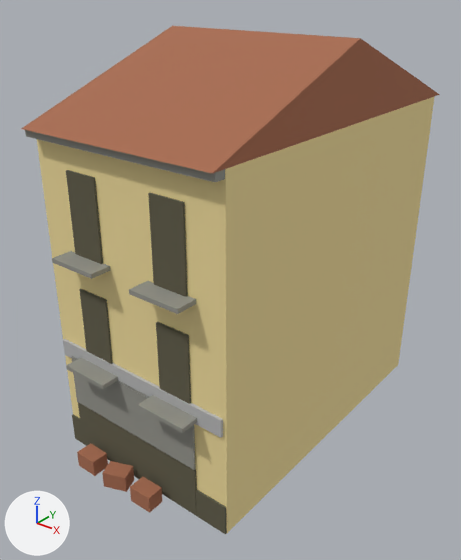
Two versions of the FBX model entregas/teo-modelado/pueblo-valenciano/BajoComercial/SM_BajoComercial_v1_Ultramarinos_LOD1.fbx, one commit apart.
Rendered twice from a 50 mm lens placed at (10.55, -14.06, 13.03), pointed at (-0.11, -0.73, 4.77). The lights are fixed; the arrows at lower left show +X, +Y and +Z. The first picture is the older version. Where no turn or scale is listed for an object, it has been applied to the vertices.

Script lines for the objects in view, before the commit:
```python
me_sm_pueblo_valenciano_v6_lod1_001 = bpy.data.meshes.new('SM_pueblo_valenciano_v6_LOD1.001')
me_sm_pueblo_valenciano_v6_lod1_001.from_pydata(...)  # 166 vertices, 125 faces; spans x -3.0..3.0, y -5.63..5.63, z 0.0..11.6
me_sm_pueblo_valenciano_v6_lod1_001.materials.append(mat_mat_paleta32)  # picture img_t_paleta32_png
# before: 9 (-2.99, -4.82, 0.9) at pixel (71, 414), 11 (-2.99, -4.76, 0.9) at pixel (73, 414), 13 (2.99, -4.82, 0.9) at pixel (225, 508), 15 (2.99, -4.76, 0.9) at pixel (226, 506)
ob_sm_pueblo_valenciano_v6_lod1 = bpy.data.objects.new('SM_pueblo_valenciano_v6_LOD1', me_sm_pueblo_valenciano_v6_lod1_001)
ob_sm_pueblo_valenciano_v6_lod1.location = (0.0, 0.0, 0.0)
```
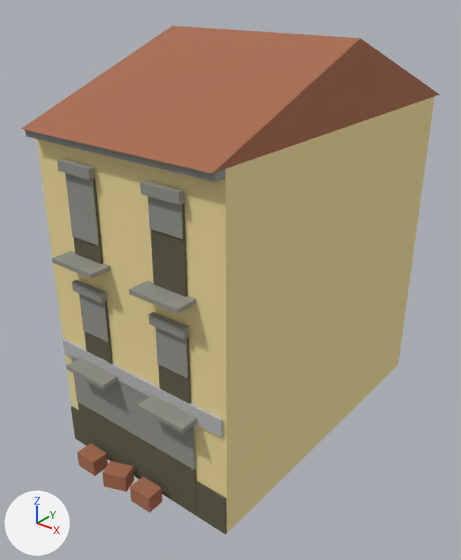
Boxes (x1, y1, x2, y2) around the edits, measured in the pictures (461 x 560 px; the box of a moved part takes in the faces that stretch with it):
part 1 of me_sm_pueblo_valenciano_v6_lod1_001, added
    after: (72, 280, 106, 303)
part 2 of me_sm_pueblo_valenciano_v6_lod1_001, added
    after: (79, 294, 109, 342)
part 3 of me_sm_pueblo_valenciano_v6_lod1_001, added
    after: (148, 312, 189, 339)
part 4 of me_sm_pueblo_valenciano_v6_lod1_001, added
    after: (155, 327, 188, 378)
part 5 of me_sm_pueblo_valenciano_v6_lod1_001, added
    after: (57, 159, 95, 180)
part 6 of me_sm_pueblo_valenciano_v6_lod1_001, added
    after: (65, 173, 99, 246)
part 7 of me_sm_pueblo_valenciano_v6_lod1_001, added
    after: (140, 181, 185, 205)
part 8 of me_sm_pueblo_valenciano_v6_lod1_001, added
    after: (148, 196, 183, 239)
part 9 of me_sm_pueblo_valenciano_v6_lod1_001, moved or reshaped
    before: (72, 414, 227, 534)
    after: (71, 406, 227, 534)

The change, as a diff of the scene's bpy script:
```diff
--- a/entregas/teo-modelado/pueblo-valenciano/BajoComercial/SM_BajoComercial_v1_Ultramarinos_LOD1.fbx.py
+++ b/entregas/teo-modelado/pueblo-valenciano/BajoComercial/SM_BajoComercial_v1_Ultramarinos_LOD1.fbx.py
@@ me_sm_pueblo_valenciano_v6_lod1_001 @@
 # used by ob_sm_pueblo_valenciano_v6_lod1; location = (0.0, 0.0, 0.0)
 # verts and faces of me_sm_pueblo_valenciano_v6_lod1_001; kept vertices keep their numbers, new ones are numbered from 166
-me_sm_pueblo_valenciano_v6_lod1_001.from_pydata(...)  # 166 vertices, 125 faces; spans x -3.0..3.0, y -5.63..5.63, z 0.0..11.6
+me_sm_pueblo_valenciano_v6_lod1_001.from_pydata(...)  # 230 vertices, 173 faces; spans x -3.0..3.0, y -5.63..5.63, z 0.0..11.6
+# me_sm_pueblo_valenciano_v6_lod1_001 part 1: a new loose piece, a box spanning x -1.96..-0.84, y -5.0..-4.84, z 5.51..5.77, in mat_mat_paleta32 (picture img_t_paleta32_png)
+# me_sm_pueblo_valenciano_v6_lod1_001 part 2: a new loose piece, a box spanning x -1.89..-0.91, y -4.865..-4.835, z 4.276..5.5, in mat_mat_paleta32 (picture img_t_paleta32_png)
+# me_sm_pueblo_valenciano_v6_lod1_001 part 3: a new loose piece, a box spanning x 0.84..1.96, y -5.0..-4.84, z 5.51..5.77, in mat_mat_paleta32 (picture img_t_paleta32_png)
+# me_sm_pueblo_valenciano_v6_lod1_001 part 4: a new loose piece, a box spanning x 0.91..1.89, y -4.865..-4.835, z 4.356..5.5, in mat_mat_paleta32 (picture img_t_paleta32_png)
+# me_sm_pueblo_valenciano_v6_lod1_001 part 5: a new loose piece, a box spanning x -1.96..-0.84, y -5.0..-4.84, z 8.71..8.97, in mat_mat_paleta32 (picture img_t_paleta32_png)
+# me_sm_pueblo_valenciano_v6_lod1_001 part 6: a new loose piece, a box spanning x -1.89..-0.91, y -4.865..-4.835, z 7.011..8.7, in mat_mat_paleta32 (picture img_t_paleta32_png)
+# me_sm_pueblo_valenciano_v6_lod1_001 part 7: a new loose piece, a box spanning x 0.84..1.96, y -5.0..-4.84, z 8.71..8.97, in mat_mat_paleta32 (picture img_t_paleta32_png)
+# me_sm_pueblo_valenciano_v6_lod1_001 part 8: a new loose piece, a box spanning x 0.91..1.89, y -4.865..-4.835, z 7.897..8.7, in mat_mat_paleta32 (picture img_t_paleta32_png)
+# me_sm_pueblo_valenciano_v6_lod1_001 part 9
+for i in [9, 11, 13, 15]: verts[i] += (0.0, 0.0, 0.3)
 me_sm_pueblo_valenciano_v6_lod1_001.materials.append(mat_mat_paleta32)
```
